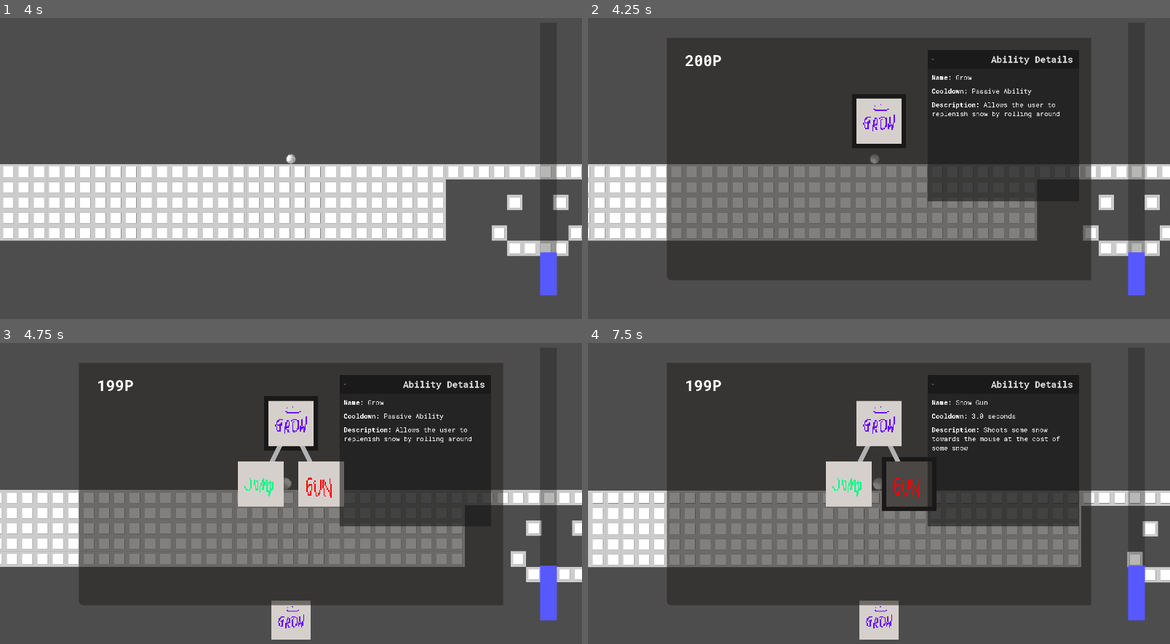
Above: before the commit, frames 1-4 (two rows, left to right).
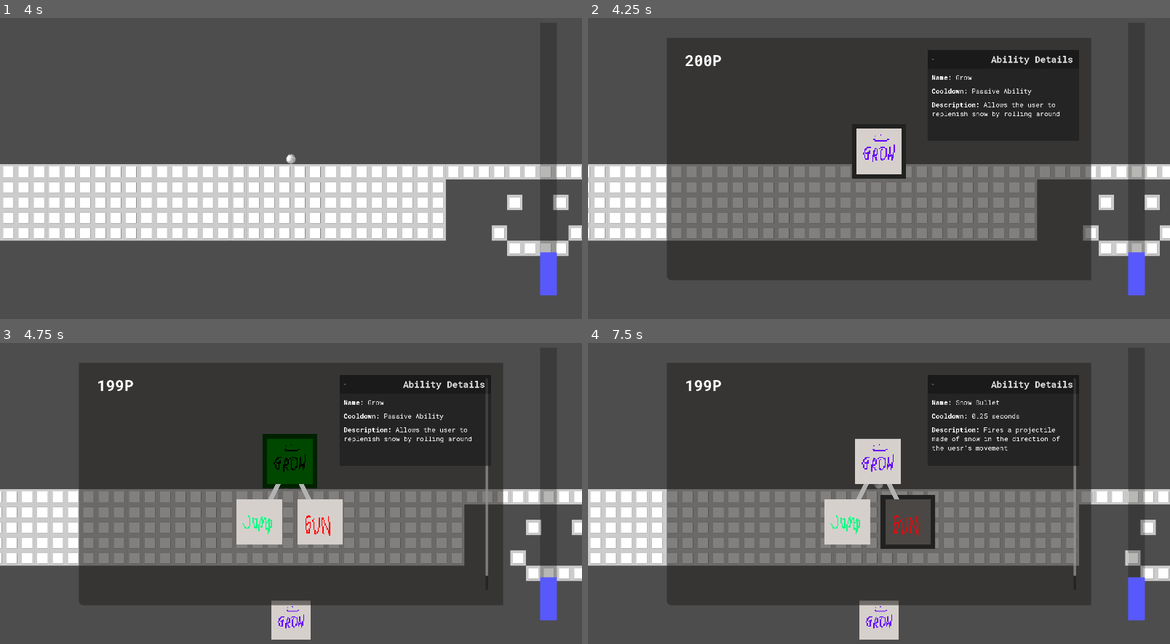
Above: after the commit, the same moments.

Repository: pranavdasan/GDC-Game-Jam-2026
Game: Godot game, scene res://levels/main.tscn
Same seed, same stepped clock (60 frames per second), same inputs: the game is played once before the commit and once after it.
Inputs (mouse positions are in pixels of both pictures, inside the frame that each line leads up to; where the layout moved, square brackets give the same spot in the first picture):
- Up to frame 1 (4 s): tap Enter at 0.5 s; hold D (move_right) 0.53-1.28 s; tap Z at 0.6, 3.8 s; tap X at 0.8, 1.35 s; hold S (move_down) 1.28-2.03 s; tap C at 1.55, 2.1 s; hold D (move_right) 2.03-2.78 s; tap V at 2.3, 2.85 s; hold Up (move_up) 2.78-3.53 s; tap B at 3.05, 3.6 s; hold A (move_left) from 3.53 s (still down)
- Up to frame 2 (4.25 s): keep holding A (move_left); tap Escape (open_skill_tree) at 4.15 s
- Up to frame 3 (4.75 s): release A (move_left) at 4.25 s; click (291, 475) [291, 445] at 4.25 s
- Up to frame 4 (7.5 s): click (879, 619) at 5 s; click "0.30" at 5.75 s; click (849, 520) [849, 484] at 6.5 s; click (908, 520) [908, 484] at 7.25 s

Frame 1 is identical in both runs. In frame 2, 4.7% of the frame differs, in the area x 45-85%, y 25-61%; in frame 3, 11%; in frame 4, 12%, in the area x 0-100%, y 16-80%.
Error before the commit: Invalid access of index '0' on a base object of type: 'Array[int]'. (res://scripts/ability_handler.gd:23)
Error after the commit: Invalid access of index '0' on a base object of type: 'Array[int]'. (res://scripts/ability_handler.gd:28)

Commit message:
Begins making snow bullet ability

Diff:
--- a/levels/main.tscn
+++ b/levels/main.tscn
@@ -18,7 +18,7 @@
 physics_layer_0/collision_layer = 1
 sources/0 = SubResource("TileSetAtlasSource_wdj6m")
 
-[node name="main" type="Node2D" unique_id=1138941841]
+[node name="Main" type="Node2D" unique_id=1138941841]
 
 [node name="AbilityHandler" parent="." unique_id=1548632360 instance=ExtResource("1_ifaiv")]
 
--- a/scenes/ability_button_skill_tree.tscn
+++ b/scenes/ability_button_skill_tree.tscn
@@ -9,6 +9,7 @@
 region = Rect2(0, 0, 32, 32)
 
 [node name="AbilityButtonSkillTree" type="Button" unique_id=1965888669]
+z_index = 2
 custom_minimum_size = Vector2(150, 150)
 theme = ExtResource("1_srs23")
 action_mode = 0
@@ -18,8 +19,8 @@
 script = ExtResource("3_ohn6d")
 
 [node name="Outline" type="ColorRect" parent="." unique_id=101181387]
-visible = false
-z_index = -1
+z_index = 1
+z_as_relative = false
 layout_mode = 1
 anchors_preset = 15
 anchor_right = 1.0
@@ -32,7 +33,7 @@
 grow_vertical = 2
 scale = Vector2(1.2, 1.2)
 mouse_filter = 2
-color = Color(0.09821427, 0.09821427, 0.09821427, 1)
+color = Color(0.12946427, 0.12946427, 0.12946427, 1)
 
 [connection signal="button_up" from="." to="." method="_on_button_up"]
 [connection signal="pressed" from="." to="." method="_on_pressed"]
--- a/scenes/skill_tree.tscn
+++ b/scenes/skill_tree.tscn
@@ -38,6 +38,10 @@
 theme_type_variation = &"skill_tree_layer_box"
 alignment = 1
 
+[node name="LayerBlank" type="HBoxContainer" parent="PanelContainer/TreeScrollContainer/TreeContainer" unique_id=1245377676]
+custom_minimum_size = Vector2(150, 150)
+layout_mode = 2
+
 [node name="SkillPointsCounter" type="RichTextLabel" parent="PanelContainer" unique_id=2144984679]
 custom_minimum_size = Vector2(300, 0)
 layout_mode = 2
@@ -55,7 +59,7 @@
 
 [node name="DetailsContainer" type="FoldableContainer" parent="PanelContainer" unique_id=1203505884]
 z_index = 2
-custom_minimum_size = Vector2(500, 500)
+custom_minimum_size = Vector2(500, 300)
 layout_mode = 2
 size_flags_horizontal = 8
 size_flags_vertical = 0
@@ -70,6 +74,7 @@
 [node name="VBoxContainer" type="VBoxContainer" parent="PanelContainer/DetailsContainer/ScrollContainer" unique_id=408727124]
 layout_mode = 2
 size_flags_horizontal = 3
+size_flags_vertical = 3
 theme_override_constants/separation = 15
 
 [node name="NameLabel" type="RichTextLabel" parent="PanelContainer/DetailsContainer/ScrollContainer/VBoxContainer" unique_id=418901426]
--- /dev/null
+++ b/scenes/snow_bullet.tscn
@@ -0,0 +1,22 @@
+[gd_scene format=3 uid="uid://7kyn0fdv46fa"]
+
+[ext_resource type="Script" uid="uid://ce1cbnd7pvbcl" path="res://scripts/snow_bullet/snow_bullet.gd" id="1_6hdsr"]
+[ext_resource type="Texture2D" uid="uid://drgwgsywkyq73" path="res://assets/images/abilities/snow_bullet.png" id="1_xr1yx"]
+
+[sub_resource type="RectangleShape2D" id="RectangleShape2D_6hdsr"]
+size = Vector2(701, 197)
+
+[node name="SnowBullet" type="RigidBody2D" unique_id=1094645642]
+gravity_scale = 0.0
+script = ExtResource("1_6hdsr")
+
+[node name="Sprite2D" type="Sprite2D" parent="." unique_id=858803341]
+scale = Vector2(3.5, 3.5)
+texture = ExtResource("1_xr1yx")
+
+[node name="CollisionShape2D" type="CollisionShape2D" parent="." unique_id=853842560]
+position = Vector2(0.5, 51.5)
+shape = SubResource("RectangleShape2D_6hdsr")
+disabled = true
+
+[connection signal="body_entered" from="." to="." method="_on_body_entered"]
--- a/scenes/snowball.tscn
+++ b/scenes/snowball.tscn
@@ -20,6 +20,7 @@
 shape = SubResource("CircleShape2D_xsgkx")
 
 [node name="RayCast2D" type="RayCast2D" parent="." unique_id=1134260681]
+z_index = 1
 exclude_parent = false
 target_position = Vector2(0, 100)
 collide_with_areas = true
--- a/scripts/ability_handler.gd
+++ b/scripts/ability_handler.gd
@@ -2,10 +2,15 @@
 
 const GROWTH_RATE : float = 0.02
 const JUMP_FORCE : float = 1250
+const BULLET_SPEED : float = 1500
 const DASH_SPEED : float = 1250
 
-@onready var AbilityHud : HBoxContainer = get_node("/root/main/Hud/AbilityHud")
-@onready var Snowball : RigidBody2D = get_node("/root/main/Snowball")
+const SnowBullet = preload("res://scenes/snow_bullet.tscn")
+
+@onready var Main : Node2D = get_node("/root/Main")
+
+@onready var AbilityHud : HBoxContainer = get_node("/root/Main/Hud/AbilityHud")
+@onready var Snowball : RigidBody2D = get_node("/root/Main/Snowball")
 
 # Called when the node enters the scene tree for the first time.
 func _ready() -> void:
@@ -46,35 +51,45 @@
 				#use_ability(ability_id)
 
 func use_ability(ability_id : int) -> void:
-	if Global.snow_meter < Global.abilities[ability_id].snow_cost:
+	# gets the real ability button node for used ability
+	var ability_button_index : int = AbilityHud.created_ability_button_ids.find(ability_id)
+	var ability_button : Button = AbilityHud.get_children()[ability_button_index]
+
+	# to make sure there is enough snow AND that the ability is not on cooldown
+	if Global.snow_meter < Global.abilities[ability_id].snow_cost or ability_button.CooldownTimer.time_left != 0.0:
+		return
+
+	# for snow jump
+	if ability_id == 1 and not Snowball.touching_floor():
 		return
 
 	Global.subtract_snow_meter(Global.abilities[ability_id].snow_cost)
 
-	# gets the real ability button node for used ability
-	var ability_button_index : int = AbilityHud.created_ability_button_ids.find(ability_id)
-	var ability_button : Button = AbilityHud.get_children()[ability_button_index]
+	# starts cooldown for that ability
+	ability_button.start_cooldown(ability_id)
 
-	# to make sure the ability is not on cooldown
-	if ability_button.CooldownTimer.time_left == 0.0:
-		# starts cooldown for that ability
-		ability_button.start_cooldown(ability_id)
+	# actual code for the ability
+	match ability_id:
+		0: # grow
+			pass # passive
+		1: # snow jump
+			jump_ability()
+		2:
+			snow_bullet_ability(Snowball.last_input_vector.normalized())
+		3:
+			pass
+		4: # dash
+			dash_ability(Snowball.last_input_vector.normalized())
 
-		# actual code for the ability
-		match ability_id:
-			0: # grow
-				pass # passive
-			1: # snow jump
-				if Snowball.touching_floor():
-					Snowball.apply_central_impulse(	Vector2(0, -JUMP_FORCE))
-				else:
-					Global.add_snow_meter(Global.abilities[ability_id].snow_cost)
-			2:
-				pass
-			3:
-				pass
-			4: # dash
-				if Snowball.input_vector != Vector2.ZERO:
-					Snowball.apply_central_impulse(Snowball.input_vector.normalized() * DASH_SPEED)
-	else:
-		Global.add_snow_meter(Global.abilities[ability_id].snow_cost)
+func jump_ability() -> void:
+	Snowball.apply_central_impulse(Vector2(0, -JUMP_FORCE))
+
+func snow_bullet_ability(direction : Vector2) -> void:
+	var SnowBulletInstance : RigidBody2D = SnowBullet.instantiate()
+	SnowBulletInstance.position = Snowball.position
+	SnowBulletInstance.rotation = direction.angle()
+	SnowBulletInstance.constant_force = direction * BULLET_SPEED
+	Main.add_child(SnowBulletInstance)
+
+func dash_ability(direction : Vector2) -> void:
+	Snowball.apply_central_impulse(direction * DASH_SPEED)
--- a/scripts/global.gd
+++ b/scripts/global.gd
@@ -12,14 +12,14 @@
 		"Snow Jump",
 		"Allows the user to launch upwards from the ground at the cost of some snow",
 		0.0,
-		2.5,
+		4.0,
 		1
 	),
 	Ability.new(
-		"Snow Gun",
-		"Shoots some snow towards the mouse at the cost of some snow",
-		3.0,
-		10.0,
+		"Snow Bullet",
+		"Fires a projectile made of snow in the direction of the uesr's movement",
+		0.25,
+		2.0,
 		2
 	),
 	Ability.new(
@@ -47,6 +47,12 @@
 
 signal skill_points_changed()
 signal snow_meter_changed()
+
+# which objects are reocgnized as the floor
+var floor_objects : Array = [
+	get_node("/Main/WorldBoundary"),
+	get_node("/Main/TileMapLayer")
+]
 
 var owned_abilities : Array[Ability]
 
--- a/scripts/skill_tree/ability_button_skill_tree.gd
+++ b/scripts/skill_tree/ability_button_skill_tree.gd
@@ -56,6 +56,8 @@
 		self.modulate = Color.RED
 
 func _on_button_up() -> void:
+	await get_tree().create_timer(0.5).timeout
+
 	self.modulate = Color.WHITE
 
 func upgrade() -> void:
--- a/scripts/skill_tree/skill_tree.gd
+++ b/scripts/skill_tree/skill_tree.gd
@@ -20,6 +20,7 @@
 	AbilityButtonFour
 ]
 
+# \/ EDIT THIS DICT HERE FOR ADDING/REMOVING TREE ITEMS \/
 var tree_structure : Dictionary[Button, Dictionary] = {
 	AbilityButtonZero : {
 		AbilityButtonOne : {
@@ -31,7 +32,6 @@
 }
 
 @export var tree_position_connections : Array[Array]
-var layer_index : int = -1
 
 func _ready() -> void:
 	visible = false
@@ -49,24 +49,30 @@
 				floor(float(AbilityButton.ability_id) / 8) * ABILITY_SHEET_PIXEL_WIDTH
 			)
 
-	generate_tree_structure(null, tree_structure)
+	generate_tree_structure(null, 0, tree_structure)
+
+func _process(_delta : float) -> void:
+	reset_tree_connections()
 
 func _input(event) -> void:
 	if event.is_action_pressed("open_skill_tree"):
-		redraw_tree_connections()
+		reset_tree_connections()
 
 		visible = not visible
 
-func generate_tree_structure(ParentButton, current_layer_dict : Dictionary):
-	layer_index += 1
+func generate_tree_structure(ParentButton : Button, current_layer : int, current_layer_dict : Dictionary):
+	var LayerBox : HBoxContainer
 
-	var LayerBox : HBoxContainer = HBoxContainer.new()
-	LayerBox.alignment = BoxContainer.ALIGNMENT_CENTER
-	LayerBox.theme = load("res://themes/theme.tres")
-	LayerBox.theme_type_variation = "skill_tree_layer_box"
-	LayerBox.name = "Layer" + str(layer_index)
+	if TreeContainer.find_child("Layer" + str(current_layer)) == null:
+		LayerBox = HBoxContainer.new()
+		LayerBox.alignment = BoxContainer.ALIGNMENT_CENTER
+		LayerBox.theme = load("res://themes/theme.tres")
+		LayerBox.theme_type_variation = "skill_tree_layer_box"
+		LayerBox.name = "Layer" + str(current_layer)
 
-	TreeContainer.add_child(LayerBox)
+		TreeContainer.add_child(LayerBox)
+	else:
+		LayerBox = TreeContainer.find_child("Layer" + str(current_layer))
 
 	for ability_button_index in current_layer_dict.keys().size():
 		var ChildButton : Button = current_layer_dict.keys()[ability_button_index]
@@ -76,23 +82,25 @@
 		if ParentButton:
 			ChildButton.parent_button = ParentButton
 
-		generate_tree_structure(ChildButton, current_layer_dict.values()[ability_button_index])
+		generate_tree_structure(ChildButton, current_layer + 1, current_layer_dict.values()[ability_button_index])
 
-func redraw_tree_connections() -> void:
+func reset_tree_connections() -> void:
 	tree_position_connections.clear()
 
 	for AbilityButton in ability_buttons:
-		await get_tree().physics_frame
-
-		if not AbilityButton.visible:
-			continue
-
 		var ParentAbilityButton = AbilityButton.parent_button
 
 		if ParentAbilityButton:
 			# relative to TreeScrollContainer
 			var parent_relative_position : Vector2 = ParentAbilityButton.global_position - TreeScrollContainer.global_position
 			var child_relative_position : Vector2 = AbilityButton.global_position - TreeScrollContainer.global_position
+
+			if (
+				not AbilityButton.visible or
+				child_relative_position.y > TreeScrollContainer.size.y or
+				parent_relative_position.y < 0
+			):
+				continue
 
 			tree_position_connections.append([
 				parent_relative_position + ParentAbilityButton.size / 2,
@@ -105,4 +113,4 @@
 		AbilityButton.get_child(0).visible = false
 
 func on_owned_abilities_added() -> void:
-	redraw_tree_connections()
+	reset_tree_connections()
--- /dev/null
+++ b/scripts/snow_bullet/snow_bullet.gd
@@ -0,0 +1,15 @@
+extends RigidBody2D
+
+var floor_objects : Array = Global.floor_objects
+
+# Called when the node enters the scene tree for the first time.
+func _ready() -> void:
+	pass # Replace with function body.
+
+# Called every frame. 'delta' is the elapsed time since the previous frame.
+func _process(delta: float) -> void:
+	pass
+
+func _on_body_entered(body: Node) -> void:
+	if floor_objects.find(body):
+		queue_free()
--- a/scripts/snowball/snowball.gd
+++ b/scripts/snowball/snowball.gd
@@ -1,4 +1,6 @@
 extends RigidBody2D
+
+const BASE_PIXEL_RADIUS : int = 700
 
 @export var speed: float = 50000
 @export var growth_rate: float = AbilityHandler.GROWTH_RATE
@@ -9,17 +11,14 @@
 @export var mass_growth_multiplier: float = 0.025
 
 @export var input_vector : Vector2 = Vector2.ZERO
+# input vector before it equals zero
+@export var last_input_vector : Vector2 = Vector2.ZERO
 
 @onready var CollisionShape: CollisionShape2D = $CollisionShape2D
 @onready var Sprite: Sprite2D = $Sprite2D
 @onready var RayCast : RayCast2D = $RayCast2D
 
-# which objects are reocgnized as the floor
-# name : type
-var floor_objects = [
-	"WorldBoundary",
-	"TileMapLayer"
-]
+var floor_objects : Array = Global.floor_objects
 
 var current_radius: float
 @export var original_scale: Vector2
@@ -37,6 +36,9 @@
 	# update_mass()
 
 func _physics_process(delta: float) -> void:
+	RayCast.target_position = Vector2(0, BASE_PIXEL_RADIUS * Sprite.scale.length() / 2)
+	RayCast.global_rotation = 0
+
 	handle_movement(delta)
 
 	update_visual_size(delta)
@@ -45,6 +47,9 @@
 	input_vector = Vector2.ZERO
 	input_vector.x = Input.get_axis("move_left", "move_right")
 	input_vector.y = Input.get_axis("move_up", "move_down")
+
+	if input_vector != Vector2.ZERO:
+		last_input_vector = input_vector
 
 	if Global.is_ability_owned(0):
 		handle_growth(delta)
@@ -90,12 +95,9 @@
 	mass = base_mass + (current_radius - base_radius) * mass_growth_multiplier
 
 func touching_floor() -> bool:
-	RayCast.target_position.y = current_radius
-	RayCast.global_rotation = 0
-
 	var raycast_collider = RayCast.get_collider()
 
 	if raycast_collider:
-		return floor_objects.find(raycast_collider.name) != -1
+		return floor_objects.find(raycast_collider) != -1
 
 	return false
Binary file added: assets/images/abilities/snow_bullet.png
Not shown, added: assets/images/abilities/snow_bullet.png.import
Not shown: 1 places in levels/main.tscn that only renumber resources
Not shown, added: scripts/snow_bullet/snow_bullet.gd.uid
